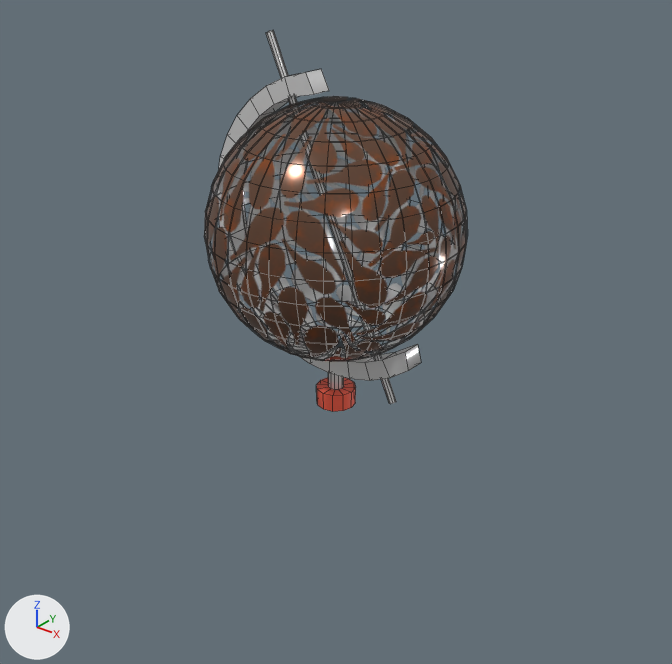
One commit to the FBX model C3Runner/Assets/Models/Decoracion/Alhama/RotondaMundoJamon/RotondaMundoJamonExport.fbx: the scene before it, then after it.
Camera for both pictures: a camera (50 mm lens) standing at (4.52, -5.65, 4.0) and looking at (0.19, -0.23, 0.64). The lights are fixed; the arrows at lower left show +X, +Y and +Z. Mesh edges are drawn as thin lines. Where no turn or scale is listed for an object, it has been applied to the vertices.

The older version as bpy lines, for what is in view:
```python
me_cylinder_001 = bpy.data.meshes.new('Cylinder.001')
me_cylinder_001.from_pydata(...)  # 152 vertices, 133 faces; spans x -1.28..0.82, y -0.18..0.18, z -1.61..1.52
# faces by material slot: [108, 25]
me_cylinder_001.materials.append(mat_oxido)  # white #e7e7e7
me_cylinder_001.materials.append(mat_baseroja)  # red #ff6148
me_sphere = bpy.data.meshes.new('Sphere')
me_sphere.from_pydata(...)  # a UV sphere (32 segments, 16 rings, poles along z) spanning x -1.07..1.07, y -1.07..1.07, z -1.07..1.07, material slot 0; a UV sphere (32 segments, 16 rings, poles along z) spanning x -1.06..1.06, y -1.06..1.06, z -1.06..1.06, material slot 1
me_sphere.materials.append(mat_oxidojamones)
me_sphere.materials.append(mat_oxidojamonesdark)
ob_arc = bpy.data.objects.new('Arc', me_cylinder_001)
ob_arc.location = (0.0, 0.0, 1.41)
ob_esfera = bpy.data.objects.new('Esfera', me_sphere)
ob_esfera.location = (0.0, 0.0, 1.41)
```
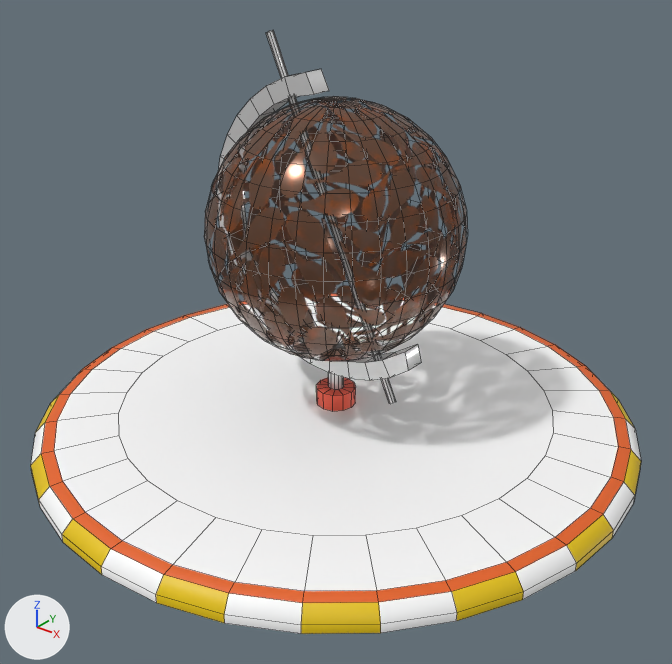
What differs and where, as boxes (x1, y1, x2, y2) in the pictures (672 x 664 px):
'Base', added
    after: (31, 294, 641, 634)
    faces in mat_white (white #ffffff): (31, 296, 641, 634)
    faces in mat_material (orange #e76422): (41, 294, 631, 603)
    faces in mat_yellow (yellow #e7c400): (31, 392, 641, 634)
part 1 of me_sphere, deleted
    before: (205, 99, 466, 360)

The edits, one by one:
Material 'White' (mat_white) is new.
Its base color is (1.0, 1.0, 1.0) (white #ffffff).
Material 'Material' (mat_material) is new.
Its base color is (0.8, 0.128, 0.0161) (orange #e76422).
Material 'Yellow' (mat_yellow) is new.
Its base color is (0.8, 0.549, 0.0) (yellow #e7c400).
me_sphere has 964 vertices, 1024 faces and spans x -1.07..1.07, y -1.07..1.07, z -1.07..1.07.
me_sphere is used by ob_esfera; location (0.0, 0.0, 1.41).
me_sphere part 1: the loose piece of 482 vertices spanning x -1.06..1.06, y -1.06..1.06, z -1.06..1.06 is deleted.
me_sphere no longer uses material mat_oxidojamonesdark.
Mesh me_cylinder is new.
It has 160 vertices, 130 faces and spans x -2.64..2.64, y -2.64..2.64, z -0.14..0.08.
Faces by material slot: [32, 66, 32].
It uses material mat_yellow (yellow #e7c400).
It uses material mat_white (white #ffffff).
It uses material mat_material (orange #e76422).
Object 'Base' (ob_base) is new; it shows me_cylinder.
Its location is (0.0, 0.0, -0.27).
